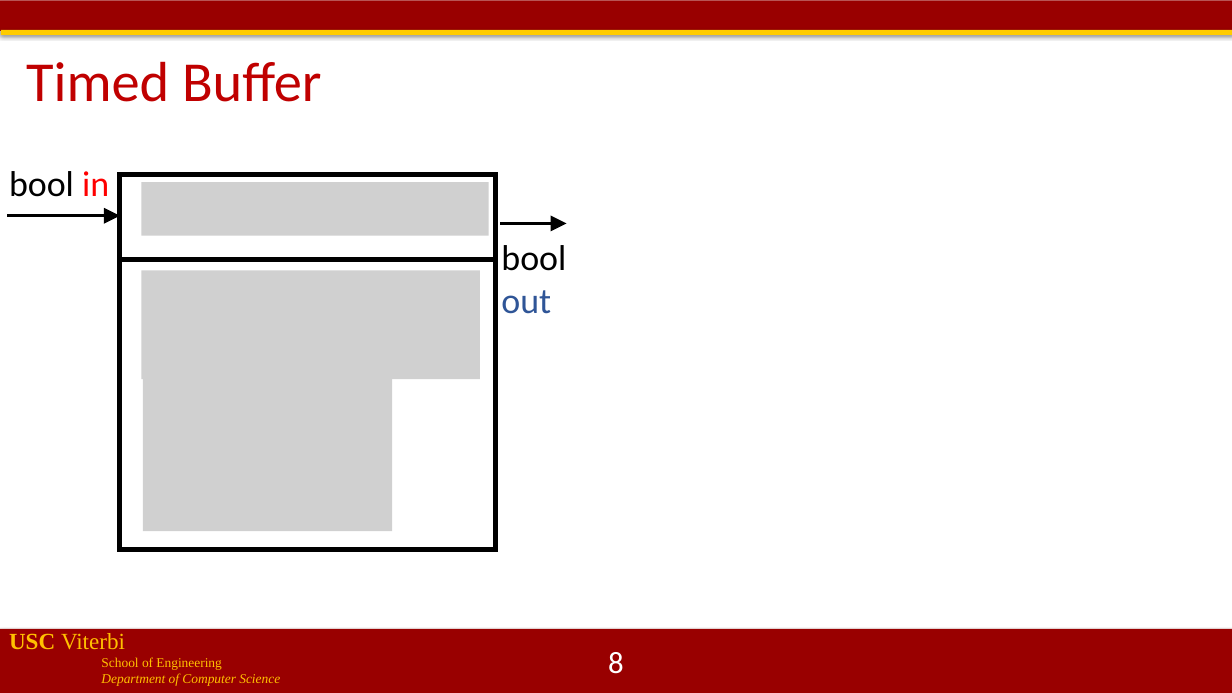
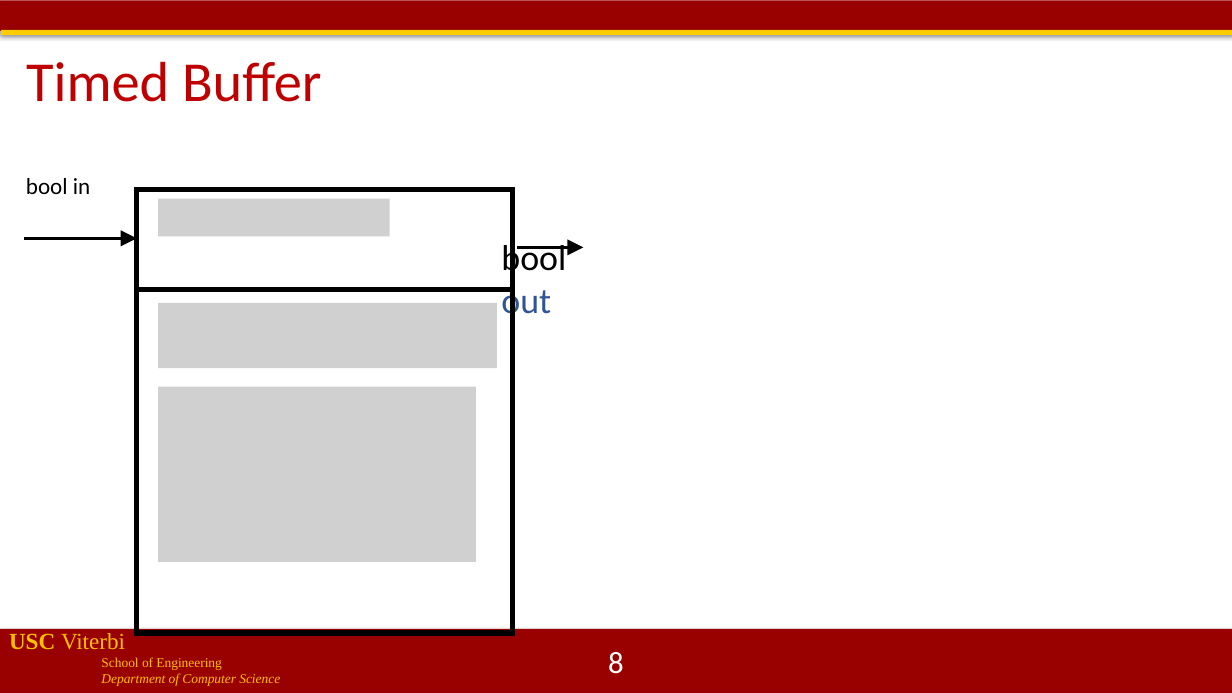
Before and after one commit to jdeshmukh/jdeshmukh.github.io, a slide deck: slide 8 of teaching/cs513-autocps-fall-2020/lecture2-Timed-Models.pptx. Drawn at 1232x693 pixels with LibreOffice and Linux fonts; fonts in the diff are those of the drawing; grey boxes stand for pictures; background and template pictures are left out. Boxes give left, top, right and bottom in pixels: in the first picture for what was removed or moved away, otherwise in the second. Text is boxed around its words. In the diff, an @@ line names an element or a change of style, - is before the commit and + after.

```diff
--- a/teaching/cs513-autocps-fall-2020/lecture2-Timed-Models.pptx
+++ b/teaching/cs513-autocps-fall-2020/lecture2-Timed-Models.pptx
@@ text "bool in": place and size @@
-text "bool in" at [9, 171, 109, 197]
+text "bool in" at [26, 178, 90, 194]
@@ text "bool in" at [26, 178, 90, 194]: size 28 to 18 pt; text colour #FF0000 to #000000 in "in" @@
@@ rectangle: place and size @@
-rectangle at [120, 174, 496, 549]
+rectangle at [137, 189, 513, 634]
@@ picture: place and size @@
-picture at [141, 182, 489, 236]
+picture at [158, 199, 390, 237]
@@ arrow moved from (7, 216) - (120, 216) to (24, 238) - (137, 238) @@
@@ arrow moved from (501, 224) - (567, 224) to (518, 248) - (583, 248) @@
@@ line moved from (120, 260) - (496, 260) to (137, 290) - (513, 290) @@
@@ picture: place and size @@
-picture at [141, 271, 481, 380]
+picture at [158, 303, 497, 369]
@@ picture: place and size @@
-picture at [143, 372, 393, 531]
+picture at [158, 387, 476, 481]
@@ picture added at [158, 478, 476, 562] @@
```
Also in this commit, not shown: 1 other file.
